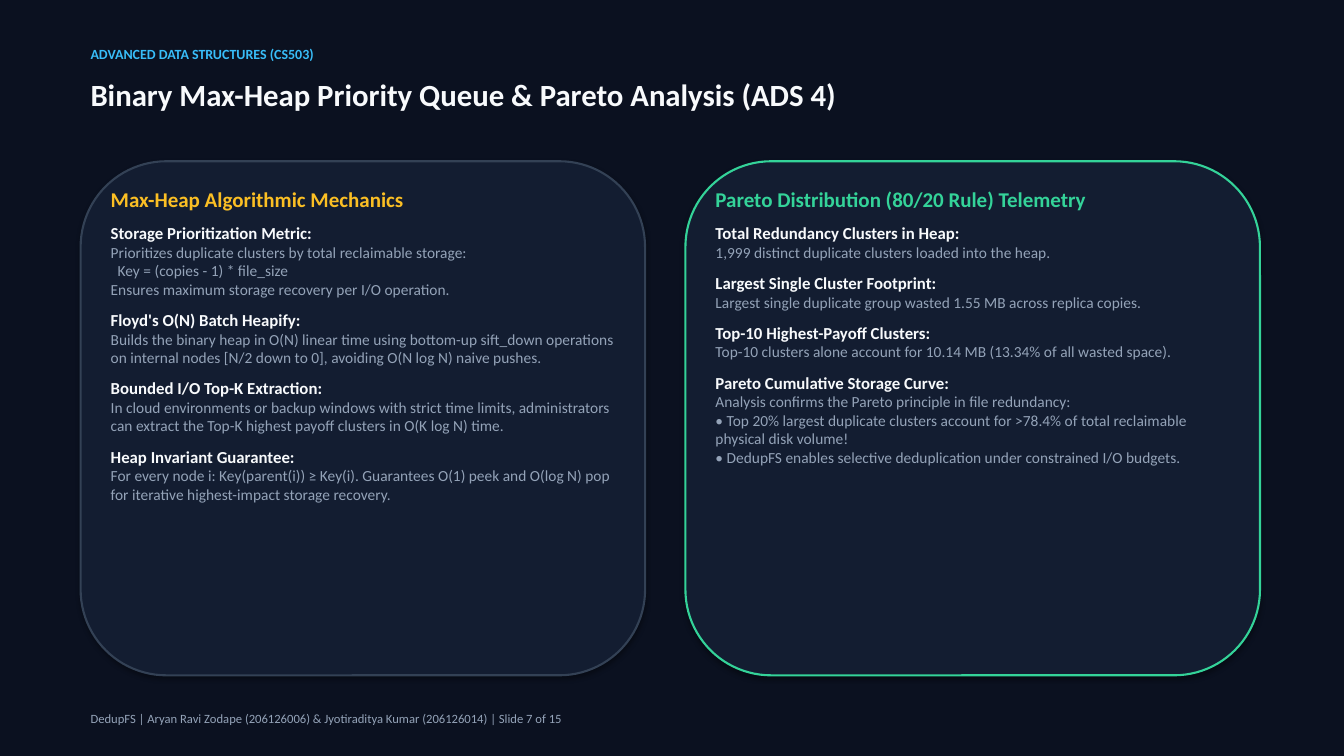
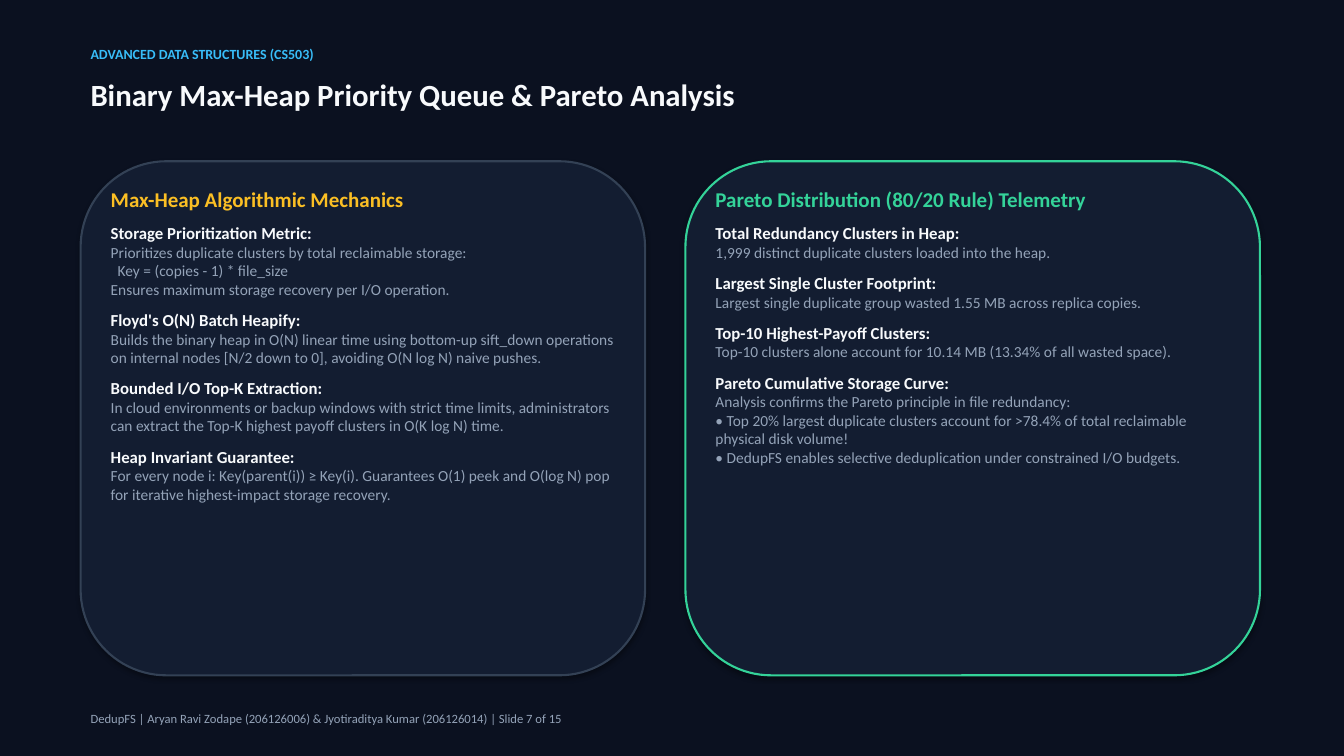
Before and after one commit to Jyotiraditya-kumar/DedupeFS, a slide deck: slide 7 of presentation/DedupFS_MTech_Presentation.pptx. Drawn at 1344x756 pixels with LibreOffice and Linux fonts; fonts in the diff are those of the drawing. Boxes give left, top, right and bottom in pixels: in the first picture for what was removed or moved away, otherwise in the second. Text is boxed around its words. In the diff, an @@ line names an element or a change of style, - is before the commit and + after.

```diff
--- a/presentation/DedupFS_MTech_Presentation.pptx
+++ b/presentation/DedupFS_MTech_Presentation.pptx
@@ text at (x1=91, y1=84, x2=734, y2=111): text changed @@
-Binary Max-Heap Priority Queue & Pareto Analysis (ADS 4)
+Binary Max-Heap Priority Queue & Pareto Analysis
```
Also in this commit, not shown: 5 other slides changed, 8 other files.
